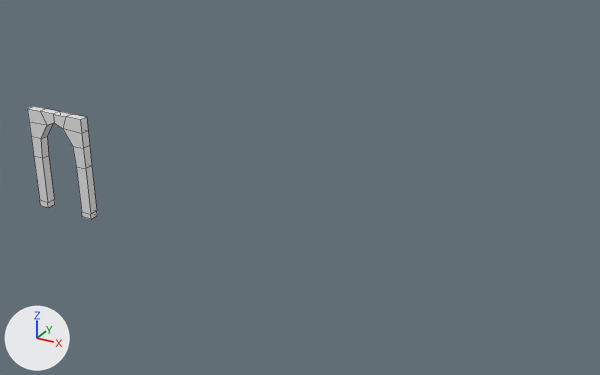
Renders of the FBX model Assets/01_Projet/03_PROPS/Enviro/Cour/SM_Mur02_T2.fbx from each side of a commit.
The view is the same before and after, from a 50 mm camera at (13.44, -12.21, 7.96) aimed at (5.86, 1.58, 1.07). Lighting does not change. The marker at lower left points along +X, +Y and +Z. Mesh edges are drawn as thin lines. Where no turn or scale is listed for an object, it has been applied to the vertices.
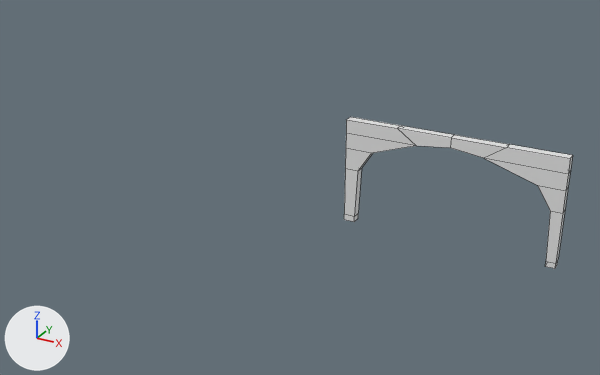
Location of each change, (x1, y1, x2, y2) in pixels of the pictures (600 x 375 px):
'Box001', reshaped, moved (224% wider, 34% taller): before (27, 106, 97, 219); after (344, 117, 573, 269)

The change, as a list of edits to the scene's bpy script:
```text
Change me_mesh:
    used by ob_box001; location = (0.0, 0.0, 0.0)
    remove me_mesh.from_pydata(...)  # 52 vertices, 50 faces; spans x 0.0..1.5, y 0.0..0.2, z 0.0..2.3
    add me_mesh.from_pydata(...)  # 52 vertices, 50 faces; spans x 0.0..4.55, y 0.0..0.2, z 0.0..2.3
    me_mesh part 1: 40 of 52 vertices moved; they spanned x 0.24..1.5, y 0.0..0.2, z 0.0..2.3 and now span x 0.25..4.55, y 0.0..0.2, z 0.0..2.3; mean shift (2.0, 0.0, 0.0); largest move (1.24, 0.0, 0.12) -> (4.36, 0.0, 0.12)
Change ob_box001:
    ob_box001.location: (0.0, 0.0, 0.0) -> (6.38, 2.61, 0.02)
```
